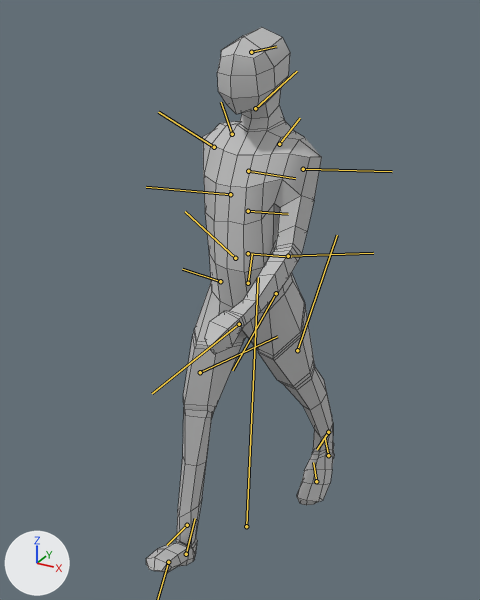
One commit to the FBX model Character/animationComponents/walkCycleAnimation.fbx: the scene before it, then after it.
One viewpoint serves both versions: a 50 mm camera at (0.943, -1.768, 1.832) aimed at (-0.033, 0.006, 0.945). The axes (+X, +Y, +Z) are drawn at lower left. The lights are the same throughout. Both versions are drawn at frame 1 of the action 'Take 001'; the numbers are the values there. The bones that bend it are drawn over the model as lines. Mesh edges are drawn as thin lines.

The first picture shows 'characterLowPoly:polySurface1'.
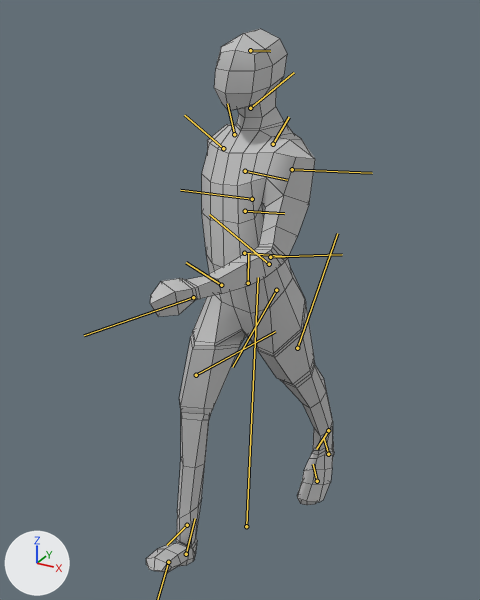
What differs and where, as boxes [x1, y1, x2, y2] in the pictures (480 x 600 px):
```json
{"object": "characterLowPoly:polySurface1", "change": "posed", "before": [146, 27, 334, 573], "after": [146, 29, 334, 573]}
{"bone": "COG_Jnt", "before": "(248, 283) to (252, 254)", "after": "(248, 283) to (248, 253)"}
{"bone": "Hip_L_Jnt", "before": "(276, 293) to (232, 370)", "after": "(276, 290) to (232, 367)"}
{"bone": "Foot_L_Jnt", "before": "(328, 455) to (325, 438)", "after": "(328, 454) to (324, 438)"}
{"bone": "Hip_R_Jnt", "before": "(220, 281) to (182, 269)", "after": "(221, 285) to (186, 262)"}
{"bone": "Knee_R_Jnt", "before": "(200, 372) to (277, 336)", "after": "(196, 375) to (275, 331)"}
{"bone": "Lower_Back_Jnt", "before": "(248, 253) to (291, 257)", "after": "(244, 253) to (287, 256)"}
{"bone": "Upper_Back_Jnt", "before": "(248, 171) to (295, 178)", "after": "(245, 171) to (287, 180)"}
{"bone": "Elbow_R_Jnt", "before": "(230, 194) to (146, 187)", "after": "(252, 199) to (180, 190)"}
{"bone": "Elbow_L_Jnt", "before": "(288, 256) to (373, 253)", "after": "(270, 257) to (342, 254)"}
{"bone": "Neck_Jnt", "before": "(255, 108) to (297, 71)", "after": "(250, 108) to (294, 72)"}
```

Edits to the scene script, one JSON object a line:
```json
{"block": "bone_cog_jnt", "where": "bone_cog_jnt = bpy.data.objects['Joint_Grp'].pose.bones['COG_Jnt']  # child of 'Root_Jnt'"}
{"op": "set", "path": "bone_cog_jnt.rotation_quaternion", "old": "(1.0, 0.0, 0.0, 0.0)", "new": "(0.998, 0.0, 0.0, 0.056)", "note": "degrees (0, 0, 0) -> degrees (0, 0, 6)"}
{"block": "bone_hip_l_jnt", "where": "bone_hip_l_jnt = bpy.data.objects['Joint_Grp'].pose.bones['Hip_L_Jnt']  # child of 'COG_Jnt'"}
{"op": "set", "path": "bone_hip_l_jnt.rotation_quaternion", "old": "(0.982, -0.04, -0.016, -0.182)", "new": "(0.982, -0.021, -0.07, -0.174)", "note": "degrees (-4, -3, -21) -> degrees (-1, -8, -20)"}
{"block": "bone_foot_l_jnt", "where": "bone_foot_l_jnt = bpy.data.objects['Joint_Grp'].pose.bones['Foot_L_Jnt']  # child of 'Ankle_L_Jnt'"}
{"op": "set", "path": "bone_foot_l_jnt.rotation_quaternion", "old": "(0.998, -0.007, 0.0, -0.061)", "new": "(0.996, -0.008, 0.0, -0.084)", "note": "degrees (-1, 0, -7) -> degrees (-1, 0, -10)"}
{"block": "bone_hip_r_jnt", "where": "bone_hip_r_jnt = bpy.data.objects['Joint_Grp'].pose.bones['Hip_R_Jnt']  # child of 'COG_Jnt'"}
{"op": "set", "path": "bone_hip_r_jnt.rotation_quaternion", "old": "(0.953, 0.016, -0.008, 0.302)", "new": "(0.937, 0.006, -0.068, 0.343)", "note": "degrees (1, -1, 35) -> degrees (-2, -8, 40)"}
{"block": "bone_knee_r_jnt", "where": "bone_knee_r_jnt = bpy.data.objects['Joint_Grp'].pose.bones['Knee_R_Jnt']  # child of 'Hip_R_Jnt'"}
{"op": "set", "path": "bone_knee_r_jnt.rotation_quaternion", "old": "(0.99, 0.0, 0.006, 0.143)", "new": "(0.976, 0.0, 0.009, 0.216)", "note": "degrees (0, 1, 16) -> degrees (0, 1, 25)"}
{"block": "bone_lower_back_jnt", "where": "bone_lower_back_jnt = bpy.data.objects['Joint_Grp'].pose.bones['Lower_Back_Jnt']  # child of 'COG_Jnt'"}
{"op": "set", "path": "bone_lower_back_jnt.rotation_quaternion", "old": "(1.0, 0.0, 0.0, 0.0)", "new": "(0.998, 0.0, 0.014, -0.054)", "note": "degrees (0, 0, 0) -> degrees (0, 2, -6)"}
{"block": "bone_upper_back_jnt", "where": "bone_upper_back_jnt = bpy.data.objects['Joint_Grp'].pose.bones['Upper_Back_Jnt']  # child of 'Mid_Back_Jnt'"}
{"op": "set", "path": "bone_upper_back_jnt.rotation_quaternion", "old": "(0.999, 0.0, 0.013, -0.05)", "new": "(0.988, 0.151, -0.005, -0.031)", "note": "degrees (0, 2, -6) -> degrees (17, 0, -4)"}
{"block": "bone_elbow_r_jnt", "where": "bone_elbow_r_jnt = bpy.data.objects['Joint_Grp'].pose.bones['Elbow_R_Jnt']  # child of 'Shoulder_R_Jnt'"}
{"op": "set", "path": "bone_elbow_r_jnt.rotation_quaternion", "old": "(0.998, -0.022, -0.055, 0.004)", "new": "(0.997, -0.024, -0.076, 0.0)", "note": "degrees (-3, -6, 1) -> degrees (-3, -9, 0)"}
{"block": "bone_elbow_l_jnt", "where": "bone_elbow_l_jnt = bpy.data.objects['Joint_Grp'].pose.bones['Elbow_L_Jnt']  # child of 'Shoulder_L_Jnt'"}
{"op": "set", "path": "bone_elbow_l_jnt.rotation_quaternion", "old": "(0.967, 0.02, -0.237, 0.088)", "new": "(0.934, -0.012, -0.334, 0.123)", "note": "degrees (0, -28, 10) -> degrees (-8, -38, 18)"}
{"block": "bone_neck_jnt", "where": "bone_neck_jnt = bpy.data.objects['Joint_Grp'].pose.bones['Neck_Jnt']  # child of 'Upper_Back_Jnt'"}
{"op": "set", "path": "bone_neck_jnt.rotation_quaternion", "old": "(0.999, -0.009, -0.01, 0.05)", "new": "(0.98, -0.172, 0.099, 0.017)", "note": "degrees (-1, -1, 6) -> degrees (-20, 11, 0)"}
```
